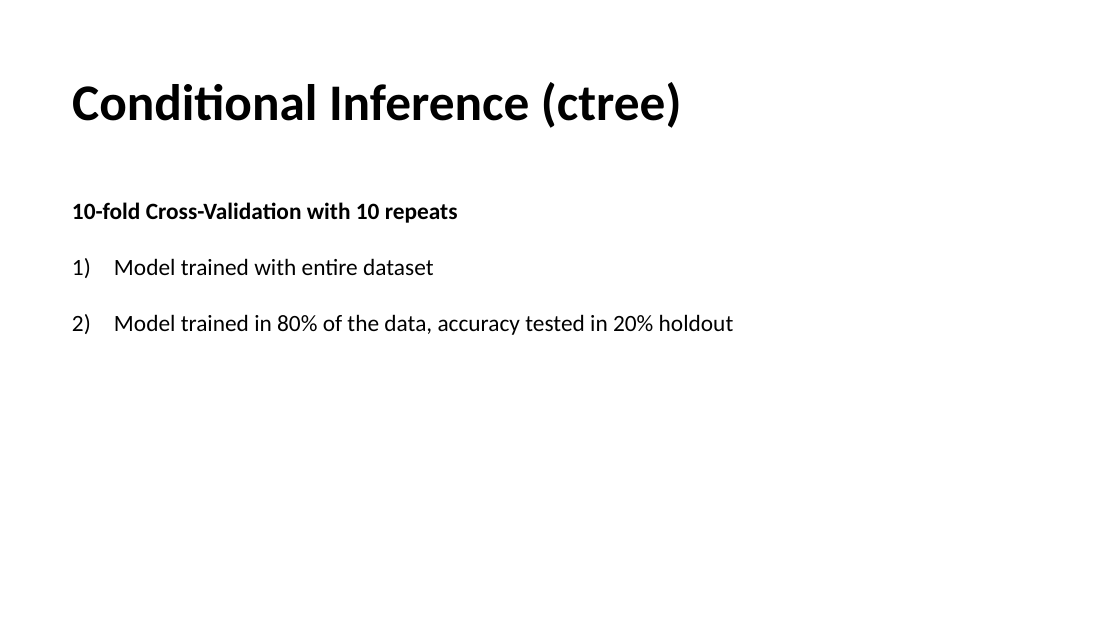
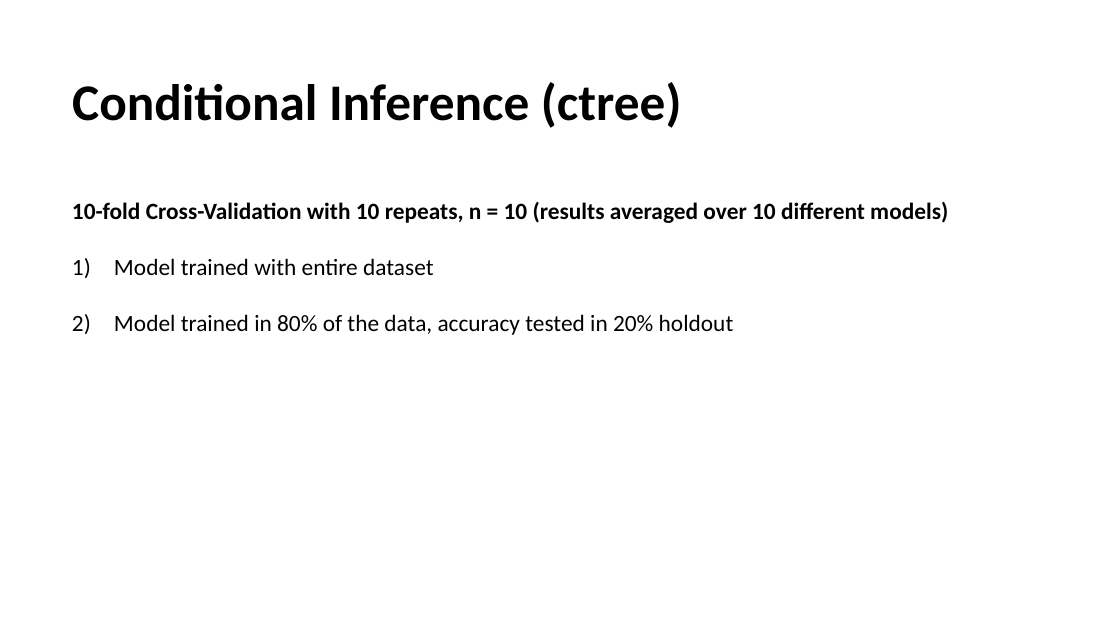
Before and after one commit to jaureguijara/DENSIPLANT_analysis, a slide deck: slide 14 of outputs/summary.pptx (slide 13 before the commit). Drawn at 1120x630 pixels with LibreOffice and Linux fonts; fonts in the diff are those of the drawing. Boxes give left, top, right and bottom in pixels: in the first picture for what was removed or moved away, otherwise in the second. Text is boxed around its words. In the diff, an @@ line names an element or a change of style, - is before the commit and + after.

```diff
--- a/outputs/summary.pptx
+++ b/outputs/summary.pptx
@@ text at [72, 202, 948, 223]: text changed @@
-10-fold Cross-Validation with 10 repeats
+10-fold Cross-Validation with 10 repeats, n = 10 (results averaged over 10 different models)
```
Also in this commit, not shown: 6 other slides changed, 2 slides added, 47 other files.
